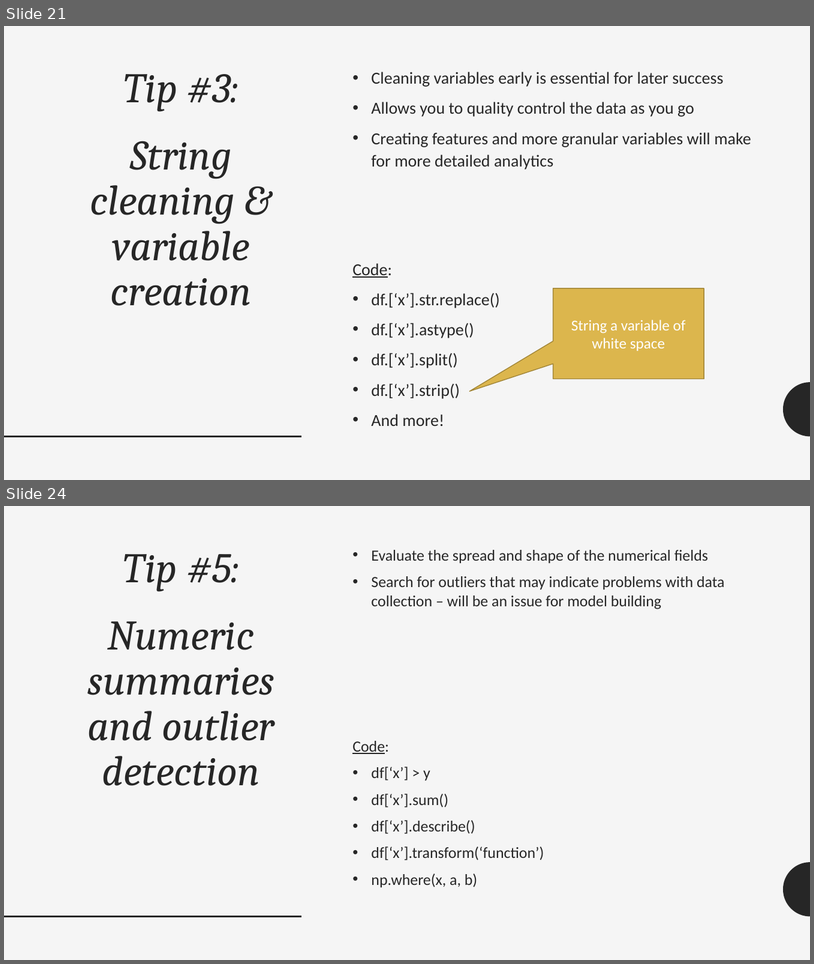
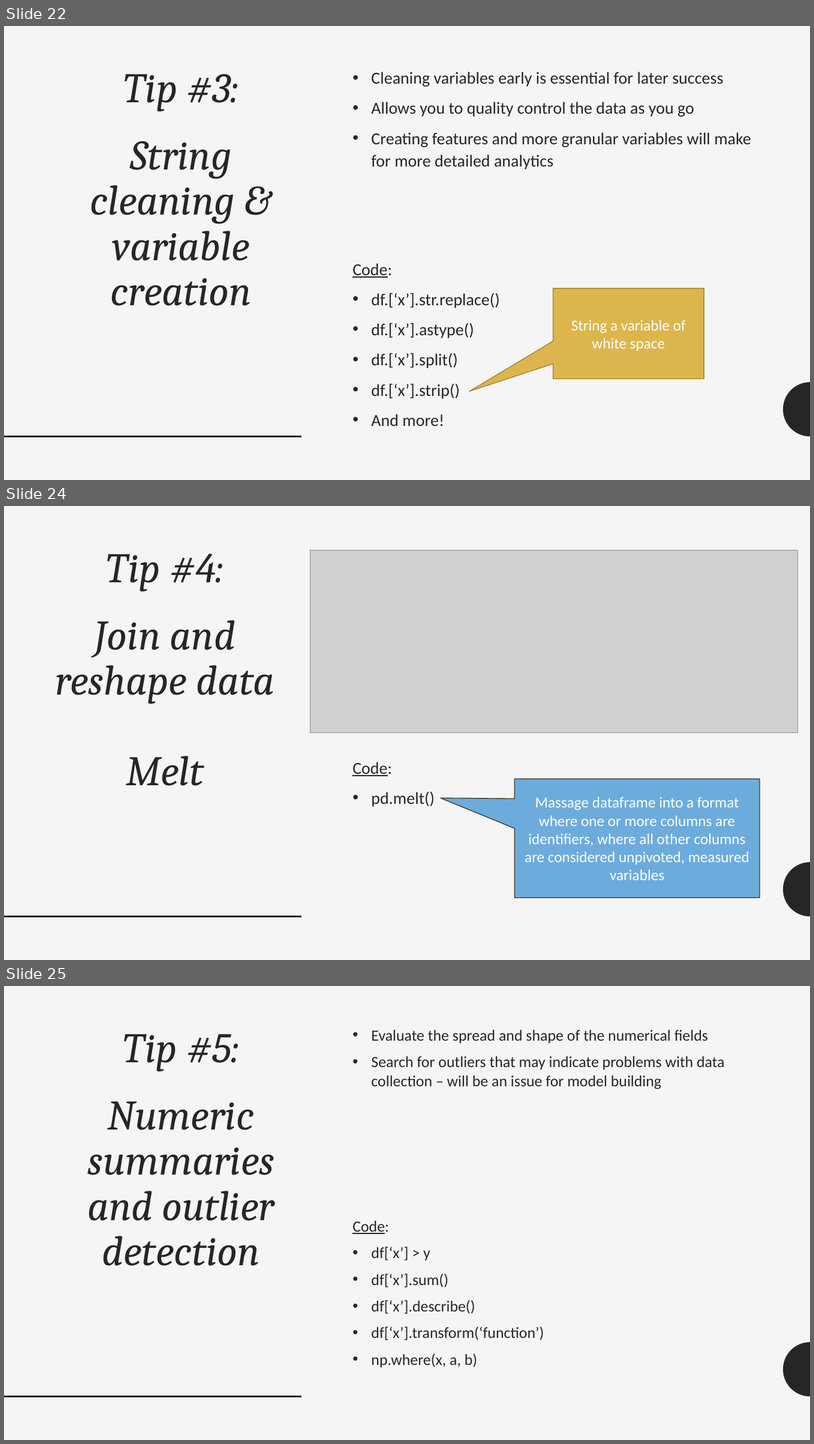
Before and after one commit to JamesWWilson/UCLA-DataFest-Python-Data-Wrangling, a slide deck: IntroPython_TipsForSuccess.pptx. Shown one above the other, each under a label of ours: slides 21 and 24 before the commit, slides 22, 24 and 25 after it; the slides between them are not shown. The pictures are 814x964 and 814x1444 pixels, drawn with LibreOffice and Linux fonts; fonts in the diff are those of the drawing; grey boxes stand for pictures. Boxes give left, top, right and bottom in pixels: in the first picture for what was removed or moved away, otherwise in the second. Text is boxed around its words. In the diff, an @@ line names an element or a change of style, - is before the commit and + after.

```diff
--- a/IntroPython_TipsForSuccess.pptx
+++ b/IntroPython_TipsForSuccess.pptx
@@ slide 24 added at <box>4,506,810,960</box>, background #F5F5F5; not listed: 2 template elements that a slide beside it also shows @@
@@ title added at <box>55,553,275,786</box>, 50 pt, text #262626, italic @@
+Tip #4:
+Join and reshape data
+Melt
@@ picture added at <box>310,550,798,733</box> @@
@@ text added at <box>353,762,435,807</box>, 20 pt, text #262626 @@
+Code:
+• pd.melt()
@@ speech box added at <box>515,779,760,897</box>, fill #6CACDD, outline #4A3C27 1 pt, 18 pt, text #FFFFFF @@
+Massage dataframe into a format where one or more columns are identifiers, where all other columns are considered unpivoted, measured variables
@@ what was slide 21 is now slide 22 @@
@@ what was slide 24 is now slide 25 @@
```
Also in this commit, not shown: 1 slide changed, 1 other slide added, 1 slide removed, 1 other file.
